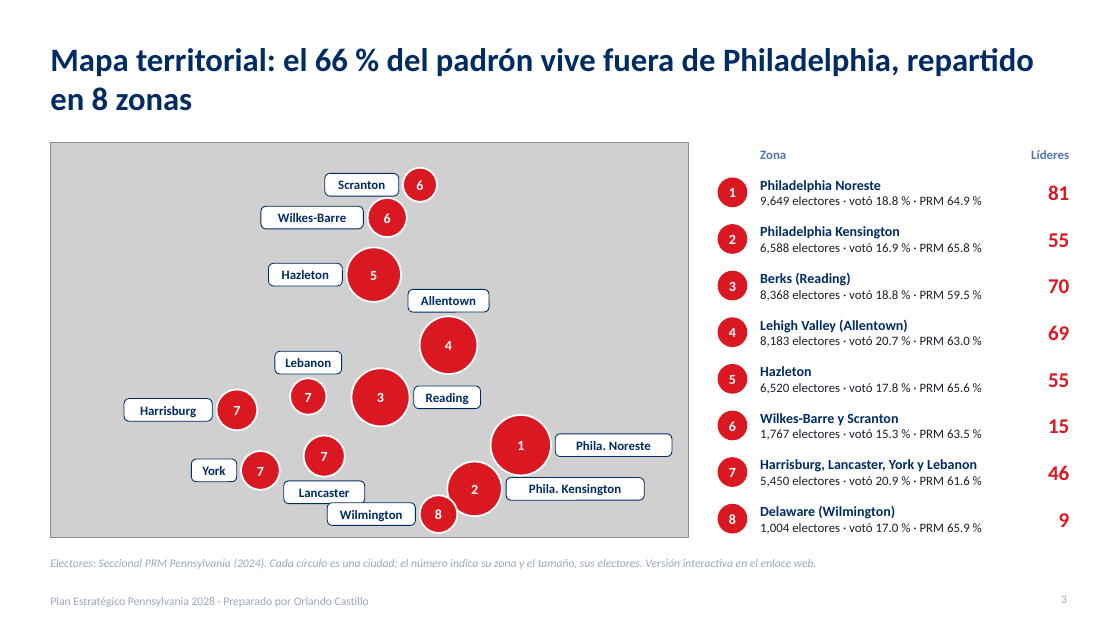
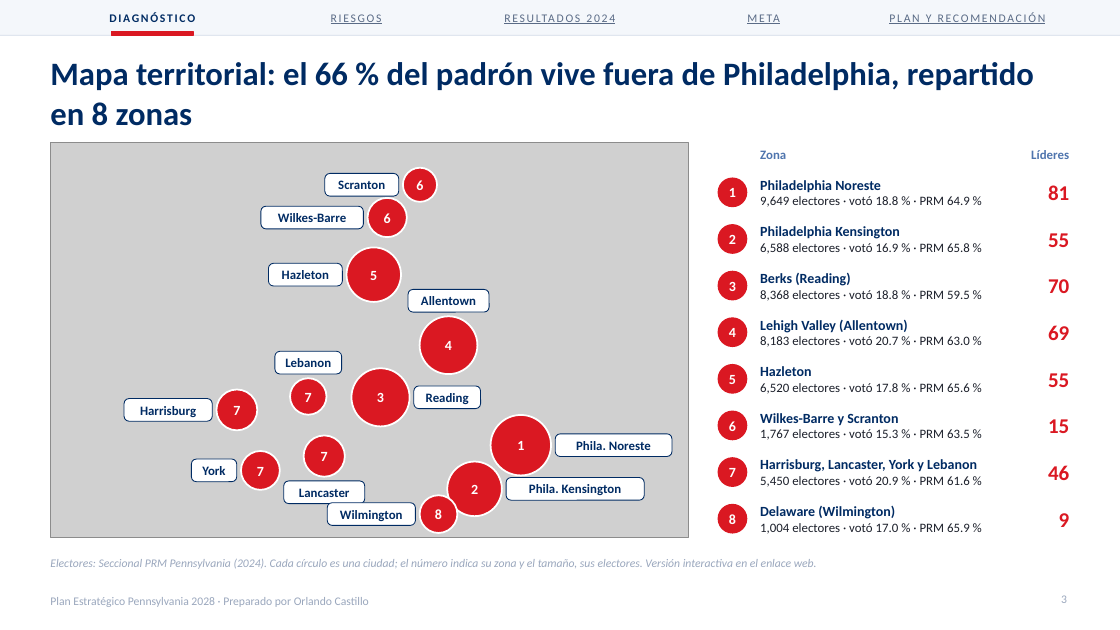
Before and after one commit to rcastillo9556/pdf-toolkit, a slide deck: slide 3 of presentaciones/Plan_Estrategico_Pennsylvania_2028.pptx. Drawn at 1120x630 pixels with LibreOffice and Linux fonts; fonts in the diff are those of the drawing; grey boxes stand for pictures. Boxes give left, top, right and bottom in pixels: in the first picture for what was removed or moved away, otherwise in the second. Text is boxed around its words. In the diff, an @@ line names an element or a change of style, - is before the commit and + after.

```diff
--- a/presentaciones/Plan_Estrategico_Pennsylvania_2028.pptx
+++ b/presentaciones/Plan_Estrategico_Pennsylvania_2028.pptx
@@ rectangle added at (0,0,1120,35), fill #F4F7FB, outline #F4F7FB 1 pt @@
@@ text added at (109,12,195,22), 10 pt, text #002B63, bold @@
+DIAGNÓSTICO
@@ text added at (331,14,382,24), 10 pt, text #5A6B86, underline @@
+RIESGOS
@@ text added at (458,0,662,35), 10 pt, text #5A6B86, underline @@
+RESULTADOS 2024
@@ text added at (662,0,866,35), 10 pt, text #5A6B86, underline @@
+META
@@ text added at (889,12,1046,24), 10 pt, text #5A6B86, underline @@
+PLAN Y RECOMENDACIÓN
@@ line added from (0, 35) to (1120, 35), #D6DEEA 0.75 pt @@
@@ title "Mapa territorial: el 66 % ...": place and size @@
-title "Mapa territorial: el 66 % ..." at (50,48,1034,111)
+title "Mapa territorial: el 66 % ..." at (50,62,1034,126)
@@ rectangle added at (112,31,193,35), fill #DA1822, outline #DA1822 1 pt @@
```
Also in this commit, not shown: 9 other slides changed, 2 other files.
